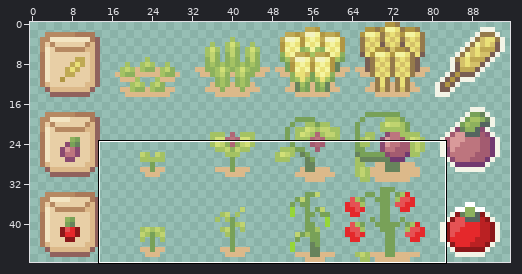
Two versions of one sprite sheet, assets/spritesheets/plant.png. The picture above shows the old version from afar; the outline marks the close-up.
Close-up. As it was:
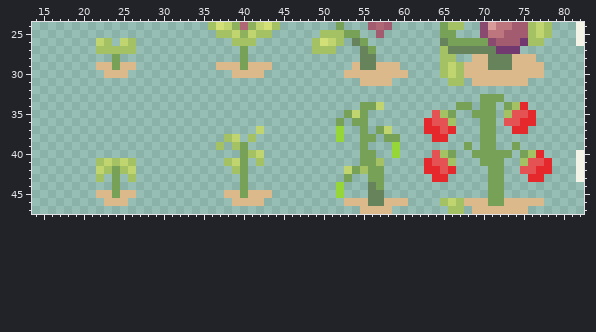
The file is 96x48 pixels. Shown: x 14..82, y 24..47.
And afterwards:
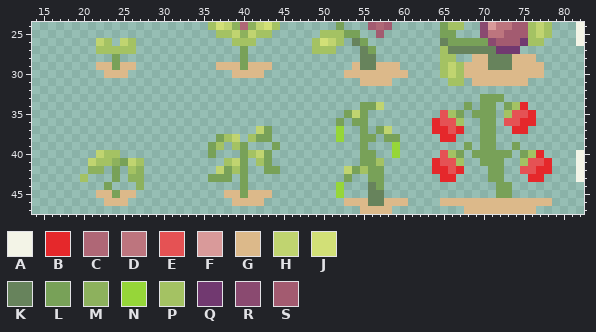
Palette (. is transparent): A #f3f4e7  B #e5282b  C #af6776  D #bd757e  E #e55254  F #d99a9a  G #dcb98a  H #c0d470  J #d2e077  K #67835c  L #78a158  M #8db15d  N #96d639  P #a4c263  Q #713970  R #8a4a70  S #a35b70
Changes in this commit:
@@ x 14..82 @@
 33 ........................................................LLL..........
-34 .........................................LLH.........LL.LL.LPB.......
-35 .......................................LHL........EPL..LLL.PEEB......
-36 ......................................L.LL.......BEEP...LL.EEBB......
-37 ............................H.........N..L.LH....BBEB...LL..BB.......
-38 ........................PH.P..........N..LL.LL....BB....LL...........
-39 .......................P.PL..............L...N........L.LL..L........
-40 ..........................LPH............LL..N....EPL..LLLLL.LPB....A
-41 ........PHPHP...........PHL.P............LLP.....BEEP...LLL..PEEB...A
-42 ........HPLPH............PL............HLPLL.....BBEB....LL..EEBB...A
-43 ........P.L.P.............L............L..LL......BB.....LL...BB....A
-44 ..........L...............L...........N...KL.............LL..........
-45 ........GGLGG...........GGLGGG........N...KK.............LL..........
-46 .........GGG.............GGGG..........GGGKKGGG....PHPGGGLLGGGGG.....
-47 .........................................GGGG.......PP.GGGGGGG.......
+34 .........................................LLH..........L.LL.LPB.......
+35 .......................................LHL.........EPL.LLL.PEEB......
+36 ......................................L.LL........BEEP..LL.EEBB......
+37 ............................HL........N..L.LH.....BBEB..LL..BB.......
+38 .......................LPH.PLL........N..LL.LL.....BB...LL...........
+39 ......................LP.PL...L..........L...N........L.LL..L........
+40 ........HPP...........L...LPHL...........LL..N.....EPL.LLLLL.LPB....A
+41 .......HPPMLHP..........PHL.PL...........LLP......BEEP..LLL..PEEB...A
+42 .......MM.L.PM.........HLPL..LL........HLPLL......BBEB...LL..EEBB...A
+43 ......P...L.MM........LLL.L............L..LL.......BB....LL...BB....A
+44 .........L...M............L...........N...KL..............LL.........
+45 ........GGLGG...........GGLGGG........N...KK..............LL.........
+46 .........GGG.............GGGG..........GGGKKGGG....GGGGGGGGGGGGGG....
+47 .........................................GGGG.........GGGGGGGGG......
Boxes around the changes in both close-ups, in picture pixels (x1, y1, x2, y2):
changed: (424, 102, 552, 214)
added: (208, 126, 280, 182)
changed: (80, 150, 144, 190)
